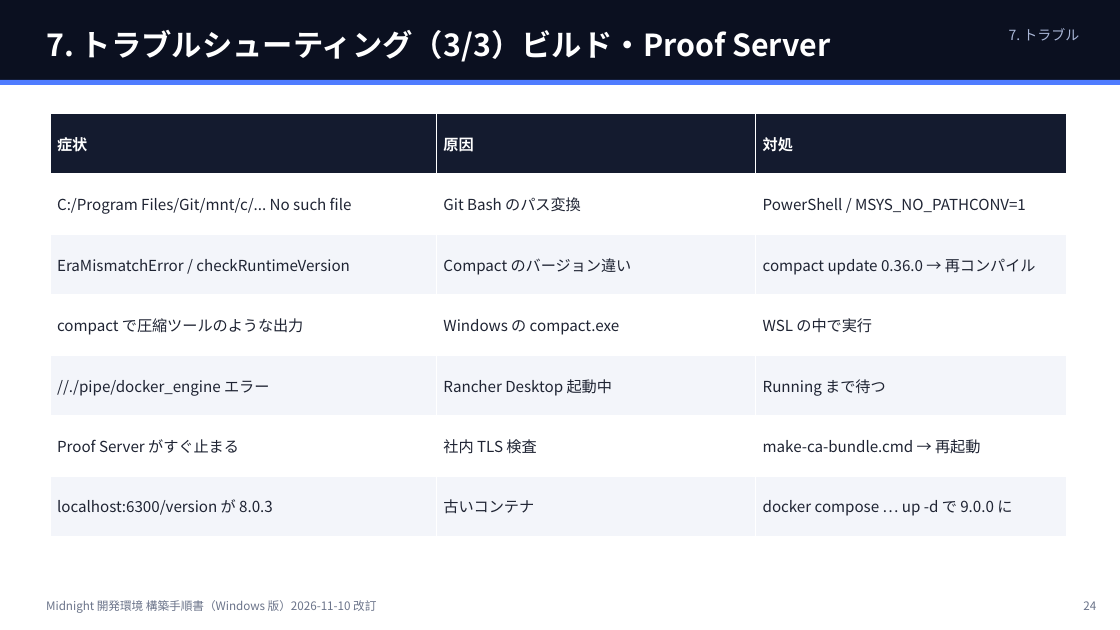
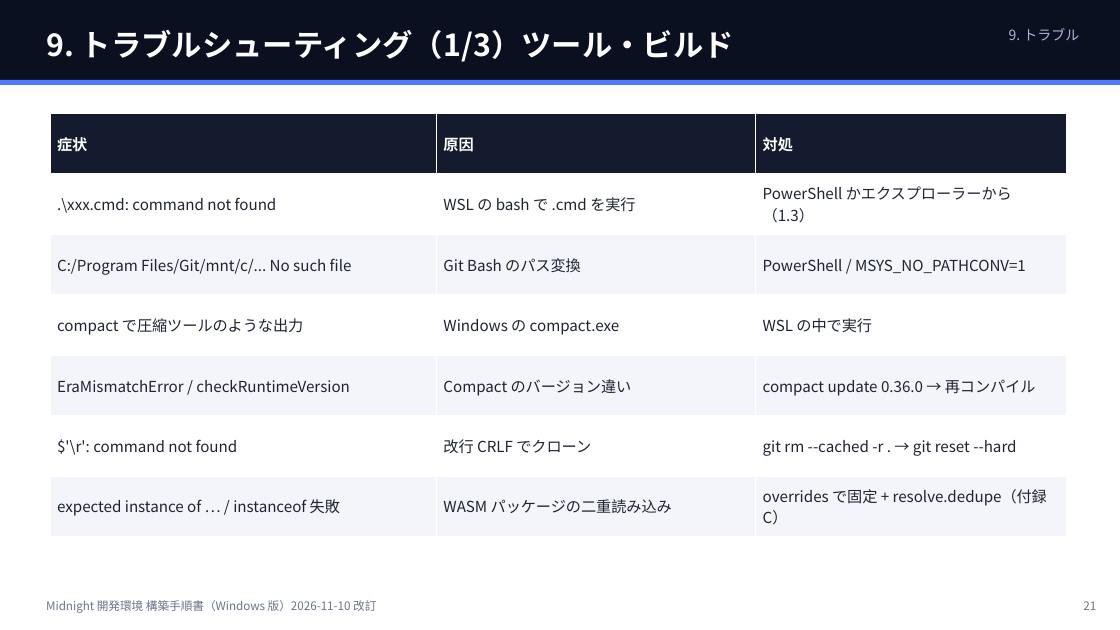
Before and after one commit to 101nimura/midnight_td_demo, a slide deck: slide 21 of docs/SETUP.pptx (slide 24 before the commit). Drawn at 1120x630 pixels with LibreOffice and Linux fonts; fonts in the diff are those of the drawing. Boxes give left, top, right and bottom in pixels: in the first picture for what was removed or moved away, otherwise in the second. Text is boxed around its words. In the diff, an @@ line names an element or a change of style, - is before the commit and + after.

```diff
--- a/docs/SETUP.pptx
+++ b/docs/SETUP.pptx
@@ text at <box>1009,28,1079,41</box>: text changed @@
-7. トラブル
+9. トラブル
@@ text at <box>46,30,734,62</box>: text changed @@
-7. トラブルシューティング（3/3）ビルド・Proof Server
+9. トラブルシューティング（1/3）ツール・ビルド
@@ table at <box>50,113,1067,537</box> @@
+row 2: .\xxx.cmd: command not found | WSL の bash で .cmd を実行 | PowerShell かエクスプローラーから（1.3）
+row 4: compact で圧縮ツールのような出力 | Windows の compact.exe | WSL の中で実行
-row 4: compact で圧縮ツールのような出力 | Windows の compact.exe | WSL の中で実行
-row 5: //./pipe/docker_engine エラー | Rancher Desktop 起動中 | Running まで待つ
-row 6: Proof Server がすぐ止まる | 社内 TLS 検査 | make-ca-bundle.cmd → 再起動
-row 7: localhost:6300/version が 8.0.3 | 古いコンテナ | docker compose … up -d で 9.0.0 に
+row 6: $'\r': command not found | 改行 CRLF でクローン | git rm --cached -r . → git reset --hard
+row 7: expected instance of … / instanceof 失敗 | WASM パッケージの二重読み込み | overrides で固定 + resolve.dedupe（付録 C）
@@ text at <box>1083,601,1096,610</box>: text changed @@
-24
+21
```
Also in this commit, not shown: 20 other slides changed, 5 slides added, 5 slides removed, 3 other files.
